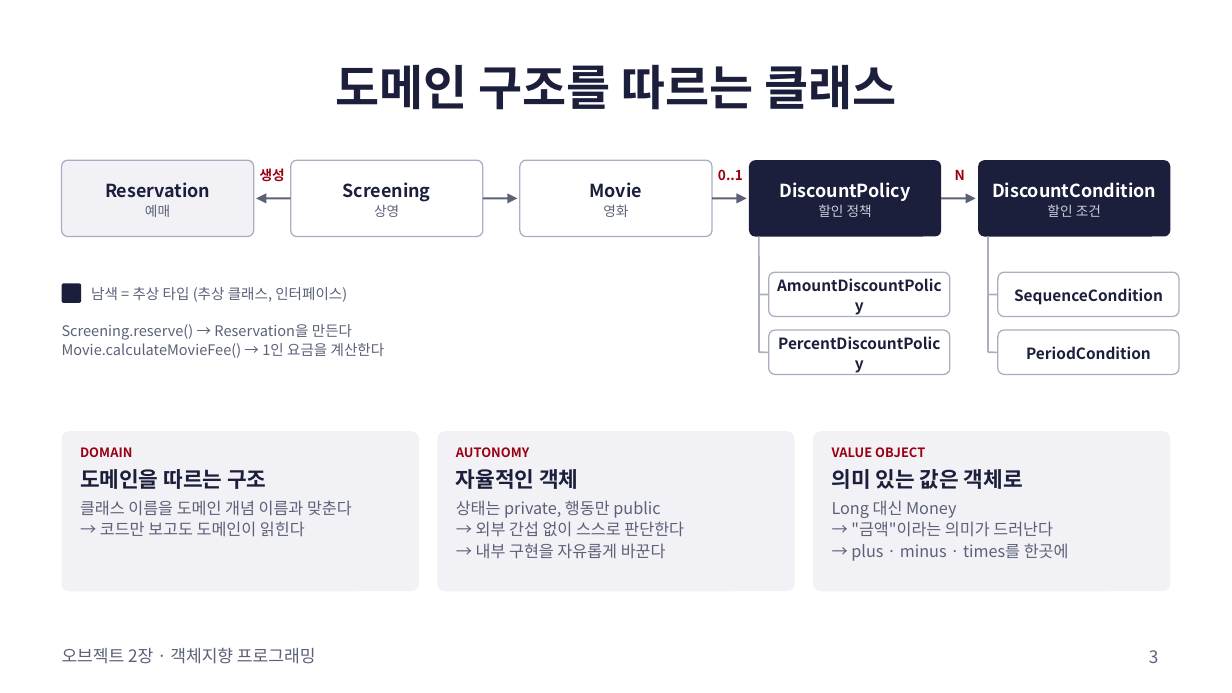
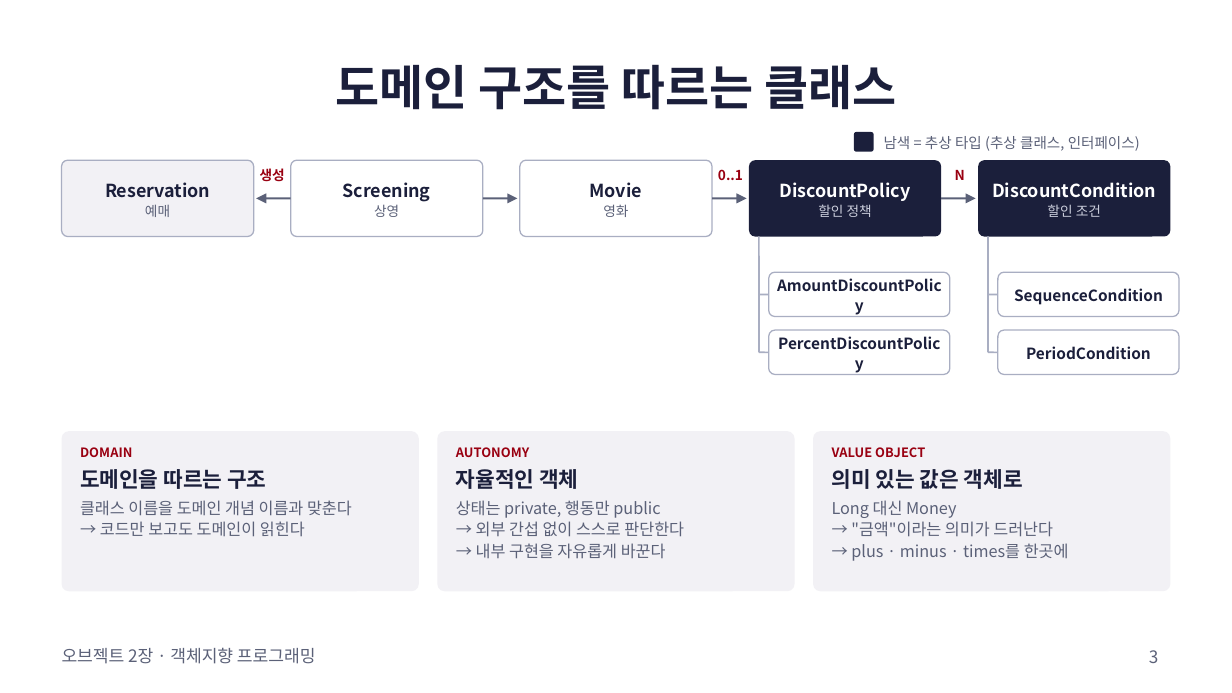
Before and after one commit to lee-mark01/object-study, a slide deck: slide 3 of iamkanguk97/week01/docs/chapter02-presentation.pptx. Drawn at 1232x693 pixels with LibreOffice and Linux fonts; fonts in the diff are those of the drawing. Boxes give left, top, right and bottom in pixels: in the first picture for what was removed or moved away, otherwise in the second. Text is boxed around its words. In the diff, an @@ line names an element or a change of style, - is before the commit and + after.

```diff
--- a/iamkanguk97/week01/docs/chapter02-presentation.pptx
+++ b/iamkanguk97/week01/docs/chapter02-presentation.pptx
@@ rounded rectangle: place and size @@
-rounded rectangle at box(62, 283, 81, 303)
+rounded rectangle at box(854, 132, 873, 152)
@@ text "남색 = 추상 타입 (추상 ...": place and size @@
-text "남색 = 추상 타입 (추상 ..." at box(91, 287, 347, 302)
+text "남색 = 추상 타입 (추상 ..." at box(884, 136, 1140, 151)
@@ text removed at box(62, 324, 385, 358) @@
-Screening.reserve() → Reservation을 만든다
-Movie.calculateMovieFee() → 1인 요금을 계산한다
```
Also in this commit, not shown: 5 other slides changed, 5 slides added, 2 other files.
